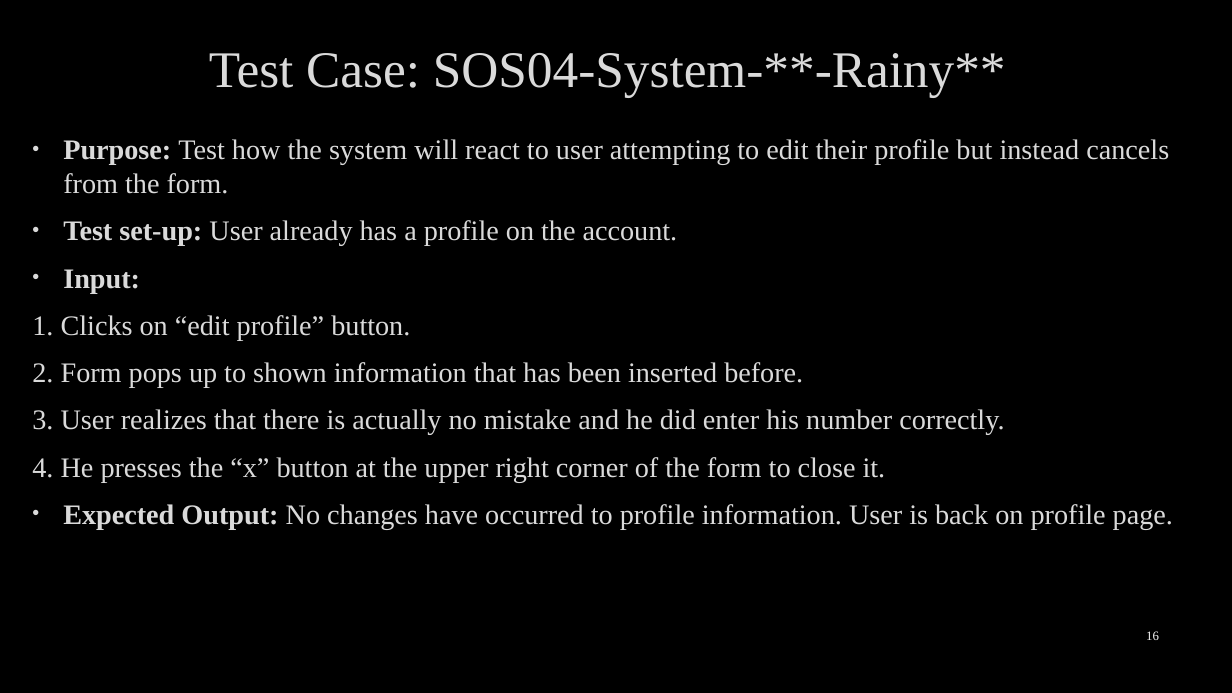
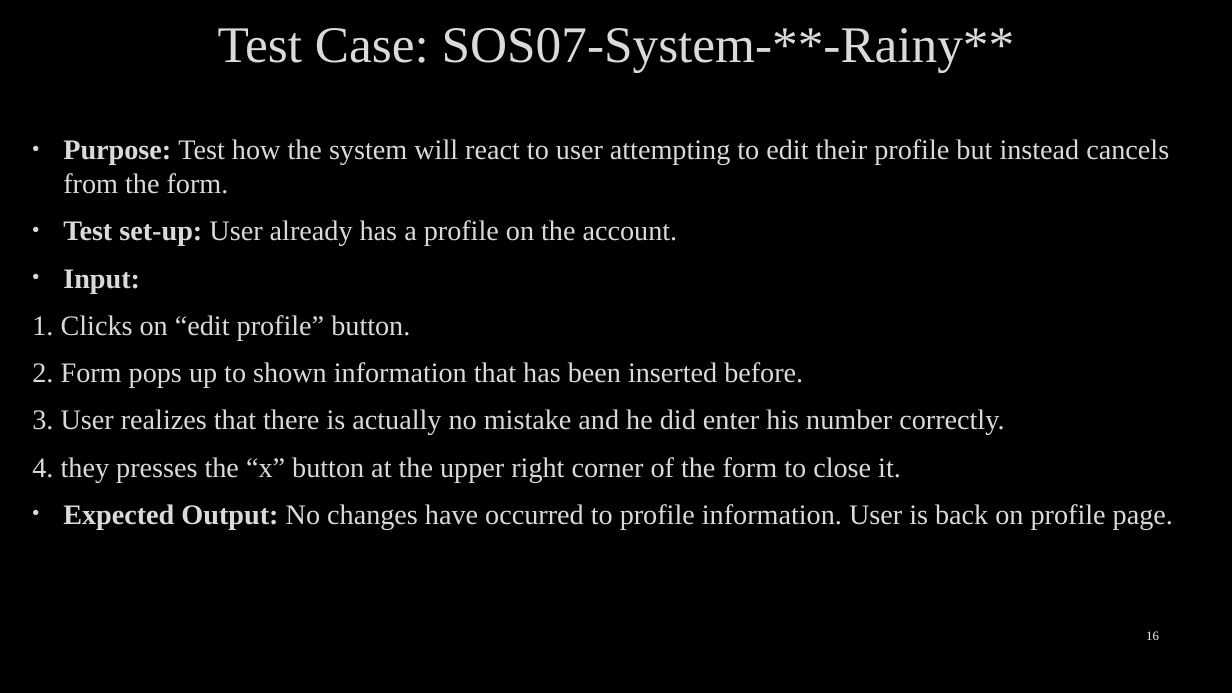
Before and after one commit to arocho032/CEN4010-Team-5, a slide deck: slide 16 of specifications/deliv3/SOS Deliverable Final Presentation.pptx. Drawn at 1232x693 pixels with LibreOffice and Linux fonts; fonts in the diff are those of the drawing. Boxes give left, top, right and bottom in pixels: in the first picture for what was removed or moved away, otherwise in the second. Text is boxed around its words. In the diff, an @@ line names an element or a change of style, - is before the commit and + after.

Commit message:
Adding changes to ppt presentation.

```diff
--- a/specifications/deliv3/SOS Deliverable Final Presentation.pptx
+++ b/specifications/deliv3/SOS Deliverable Final Presentation.pptx
@@ title at [218,28,1015,72]: text changed @@
-Test Case: SOS04-System-**-Rainy**
+Test Case: SOS07-System-**-Rainy**
@@ text at [32,457,901,482]: text changed @@
-4. He presses the “x” button at the upper right corner of the form to close it.
+4. they presses the “x” button at the upper right corner of the form to close it.
```
Also in this commit, not shown: 2 other slides changed, 1 slide added, 1 slide removed.
